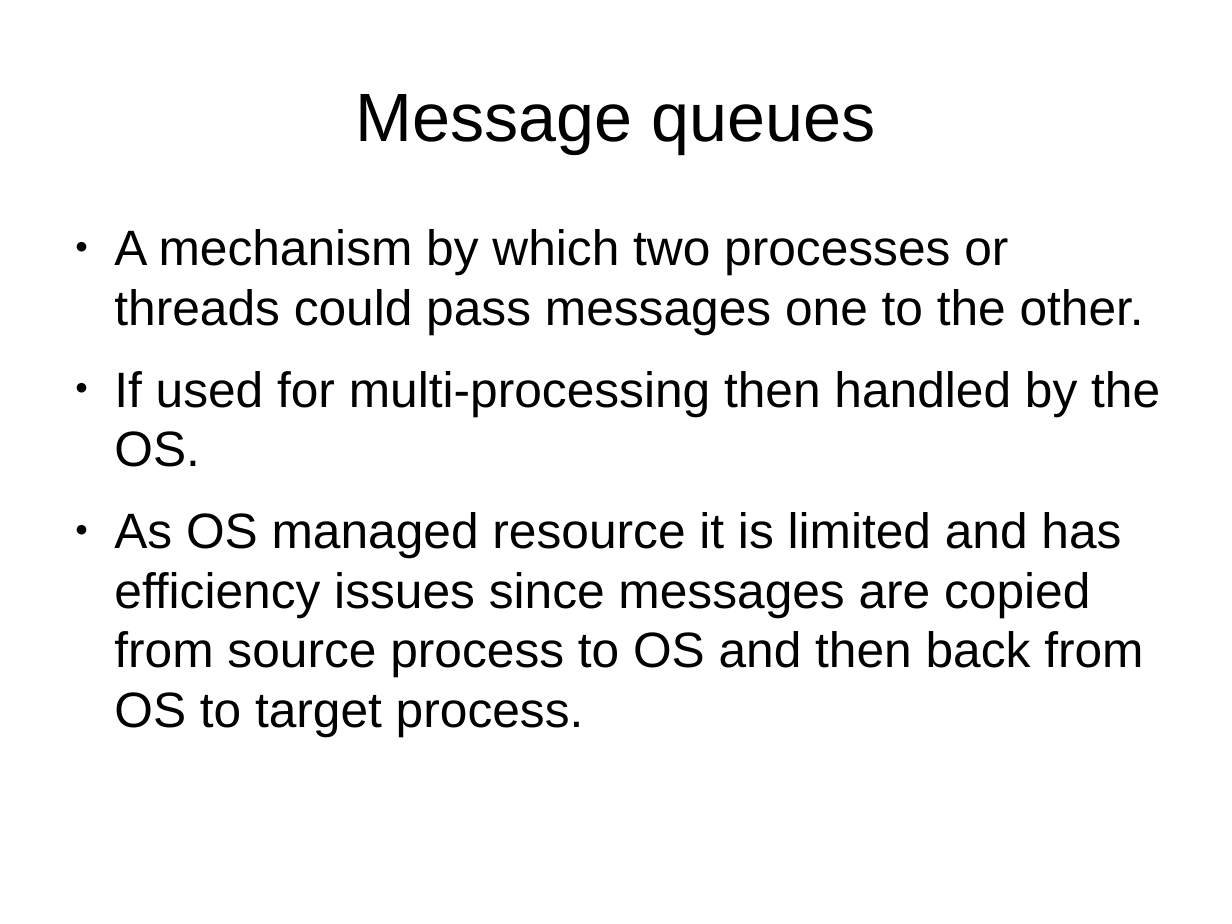
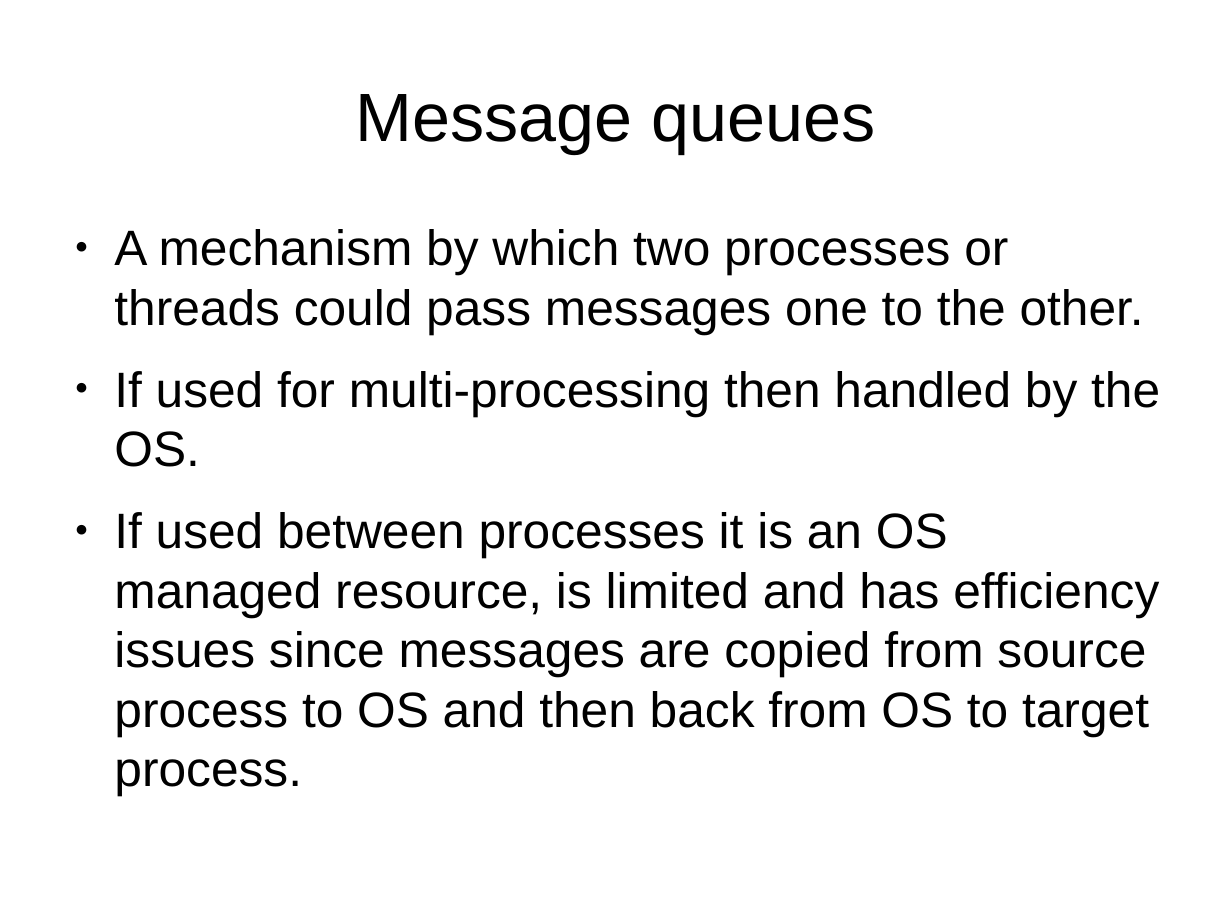
Before and after one commit to veltzer/demos-linux, a slide deck: slide 60 of doc/odp/multicore.odp. Drawn at 1232x924 pixels with LibreOffice and Linux fonts; fonts in the diff are those of the drawing. Boxes give left, top, right and bottom in pixels: in the first picture for what was removed or moved away, otherwise in the second. Text is boxed around its words. In the diff, an @@ line names an element or a change of style, - is before the commit and + after.

```diff
--- a/doc/odp/multicore.odp
+++ b/doc/odp/multicore.odp
@@ text at <box>114,512,1159,796</box>: text changed @@
-● As OS managed resource it is limited and has efficiency issues since messages are copied from source process to OS and then back from OS to target process.
+● If used between processes it is an OS managed resource, is limited and has efficiency issues since messages are copied from source process to OS and then back from OS to target process.
```
Also in this commit, not shown: 2 other slides changed, 3 other files.
